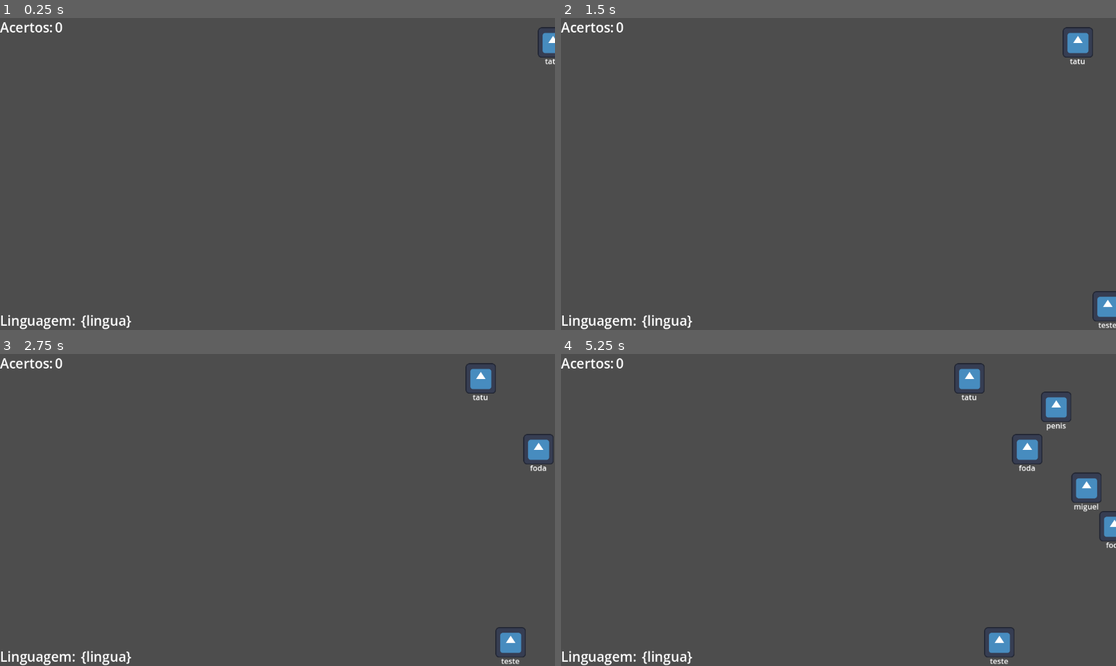
Above: before the commit, frames 1-4 (two rows, left to right).
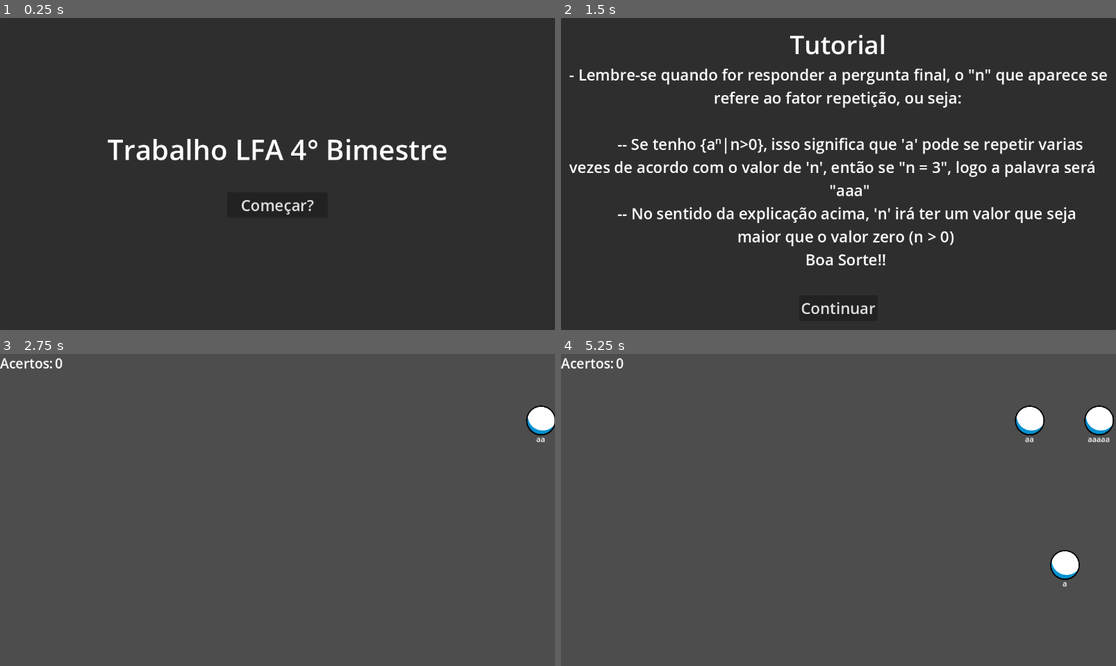
Above: after the commit, the same moments.

Repository: CarlosRissati/TrabalhoLFA4Bim
Game: Godot game, scene res://main.tscn
Two runs of this game, one before a commit and one after it. Both use one fixed random seed, a clock stepped at 60 frames per second and the inputs below. The engine's default icon, where the game draws it, is replaced by a stand-in: a white triangle on a blue panel in a dark square.
Inputs (mouse positions are in pixels of both pictures, inside the frame that each line leads up to):
- Up to frame 1 (0.25 s): no input
- Up to frame 2 (1.5 s): click (838, 205) at 0.5 s, where only the run after the commit has a clickable "Começar?"; click (838, 301) at 1.25 s, where only the run after the commit has a clickable "Continuar"
- Up to frame 3 (2.75 s): click (277, 644) at 2 s, where only the run after the commit has a clickable "Continuar"
- Up to frame 4 (5.25 s): tap Enter at 2.75 s

The runs differ from the first frame. In frame 1, 100% of the frame differs, in the area x 0-100%, y 0-100%; in frame 2, 98%; in frame 3, 1.9%; in frame 4, 3.8%.

Commit message:
Adiconado ultimos arquivos para entrega

Diff:
--- a/Lista.gd
+++ b/Lista.gd
@@ -1,21 +1,45 @@
 extends Node
 
-var words = [
-	"fabricio",
-	"gian",
-	"carlos",
-	"joao",
-	"teste",
-	"tardivo",
-	"luka",
-	"miguel",
-	"nakahata",
-	"foda",
-	"tatu",
-	"penis"
+var index_lin: int = 0
+
+var linguagens: = [
+	"{aⁿ|n>0}",
+	"{abⁿ|n>0}",
+	"{aⁿbⁿ|n>0}",
+	"{cⁿaⁿ|n>0}",
+	"{abⁿc|n>0}",
+	"{aᶦbʲcᵏ|i = j+k, j>0, k>0}",
+	"{aᶦbʲcᵏ|k = i+j, i>0, j>0}"
 ]
 
+var dicionario = {
+	"{aⁿ|n>0}": ["a","aa","aaa","aaaa","aaaaa"],
+	"{abⁿ|n>0}": ["ab","abb","abbb","abbbb","abbbbb"],
+	"{aⁿbⁿ|n>0}": ["ab","aabb","aaabbb","aaaabbbb","aaaaabbbbb"],
+	"{cⁿaⁿ|n>0}": ["ca","ccaa","cccaaa","ccccaaaa","cccccaaaaa"],
+	"{abⁿc|n>0}": ["abc","abbc","abbbc","abbbbc","abbbbbc"],
+	"{aᶦbʲcᵏ|i = j+k, j>0, k>0}": ["aabc","aaabbc","aaabcc","aaaabbcc","aaaabbbc"],
+	"{aᶦbʲcᵏ|k = i+j, i>0, j>0}": ["abcc","aabccc","abbccc","aabbcccc","abbbcccc"],
+}
+
 func get_prompt() -> String:
-	var word_index = randi() % words.size()
-	var word = words[word_index]
-	return word
+
+	var chave = linguagens[index_lin]
+	var arr = dicionario[chave]
+
+	var palavra_index = randi() % arr.size()
+	var palavra = arr[palavra_index]
+	return palavra
+
+func get_linguagem() -> String:
+	index_lin = randi() % linguagens.size()
+	var lingua = linguagens[index_lin]
+	return lingua
+
+
+func get_linguagem_array():
+	var array = []
+	array.resize(3)
+	for i in 3:
+		array[i] = linguagens[index_lin - i] #godot permite a interação inversa, então se a variavel i é negativa ela pega o size e diminui por esse i negativo dando o novo valor
+	return array
--- a/inimigo.tscn
+++ b/inimigo.tscn
@@ -1,6 +1,6 @@
 [gd_scene load_steps=4 format=3 uid="uid://bcy7y2yk05ueo"]
 
-[ext_resource type="Texture2D" uid="uid://d1w2he6irr55p" path="res://icon.svg" id="1_alwdx"]
+[ext_resource type="Texture2D" uid="uid://dlfcjbfm07a18" path="res://Bolinha.png" id="2_4g2t5"]
 [ext_resource type="Script" path="res://Inimigo.gd" id="2_v378w"]
 
 [sub_resource type="RectangleShape2D" id="RectangleShape2D_us5bm"]
@@ -12,11 +12,10 @@
 script = ExtResource("2_v378w")
 
 [node name="Sprite2D" type="Sprite2D" parent="."]
-texture = ExtResource("1_alwdx")
+texture = ExtResource("2_4g2t5")
 
 [node name="CollisionShape2D" type="CollisionShape2D" parent="."]
 position = Vector2(-0.000305176, 0)
-scale = Vector2(1, 1)
 shape = SubResource("RectangleShape2D_us5bm")
 
 [node name="RichTextLabel" type="RichTextLabel" parent="."]
--- a/main.gd
+++ b/main.gd
@@ -11,24 +11,45 @@
 @onready var fim_jogo = $CanvasLayer/GameOverTela
 @onready var escore = $CanvasLayer/VBoxContainer
 @onready var total_acertos_label = $CanvasLayer/GameOverTela/CenterContainer/VBoxContainer/TotalAcertos
+@onready var tela_inicial = $CanvasLayer/TelaInicial
+@onready var mensagem_acerto = $CanvasLayer/GameOverTela/CenterContainer2/VBoxContainer/MsgAcerto
+@onready var tutorial_1 = $CanvasLayer/Tutorial
+@onready var tutorial_2 = $CanvasLayer/Tutorial2
+
+@onready var botao_1 = $CanvasLayer/GameOverTela/CenterContainer2/VBoxContainer/Escolha1
+@onready var botao_2 = $CanvasLayer/GameOverTela/CenterContainer2/VBoxContainer/Escolha2
+@onready var botao_3 = $CanvasLayer/GameOverTela/CenterContainer2/VBoxContainer/Escolha3
 
 var active_enemy = null
 var current_letter_index: int = -1
 var acertos_realizados: int = 0
 
+var speed_atual: float = 1.0
+
 func _ready():
-	start_game()
+	fim_jogo.hide()
+	tela_inicial.show()
+	escore.hide()
+	#start_game()
 
 
 func find_new_active_enemy(typed_character: String):
 	for enemy in enemy_container.get_children():
 		var prompt = enemy.get_prompt()
+		if prompt.length() == 1:
+			active_enemy = enemy
+			current_letter_index = -1
+			active_enemy.queue_free()
+			active_enemy = null
+			acertos_realizados += 1
+			acertos.text = str(acertos_realizados)
+			return
 		if prompt.substr(0, 1) == typed_character:
 			active_enemy = enemy
-			print("Novo inimigo!")
+			#print("Novo inimigo!")
 			current_letter_index = 1
 			active_enemy.set_next_character(current_letter_index)
-			return;
+			return
 
 func _unhandled_input(event):
 	if event is InputEventKey and not event.is_pressed():
@@ -42,7 +63,7 @@
 			var prompt = active_enemy.get_prompt()
 			var next_character = prompt.substr(current_letter_index, 1)
 			if letra == next_character:
-				print("success: ", letra)
+				##print("success: ", letra)
 				current_letter_index += 1;
 				active_enemy.set_next_character(current_letter_index)
 				if current_letter_index == prompt.length():
@@ -51,8 +72,8 @@
 					active_enemy = null
 					acertos_realizados += 1
 					acertos.text = str(acertos_realizados)
-			else:
-				print("letra errada")
+			##else:
+				##print("letra errada")
 
 
 func _on_spawn_timer_timeout():
@@ -63,6 +84,9 @@
 	var enemy_instance = Inimigo.instantiate()
 	var spawns = spawn_container.get_children()
 	var index = randi() % spawns.size()
+	if (acertos_realizados % 5 == 0 && acertos_realizados != 0):
+		speed_atual += 0.3
+	enemy_instance.speed += speed_atual
 	enemy_container.add_child(enemy_instance)
 	enemy_instance.global_position = spawns[index].global_position
 
@@ -77,16 +101,21 @@
 	total_acertos_label.text = str(acertos_realizados) + " Acertos!"
 	current_letter_index = -1
 	escore.hide()
+	nomear_buttons()
 	for Inimigo in enemy_container.get_children():
 		Inimigo.queue_free()
+	reativar_botoes()
 
 
 func start_game():
 	fim_jogo.hide()
+	reativar_botoes()
 	acertos_realizados = 0
 	acertos.text = '0'
+	speed_atual = 0
 	escore.show()
 	spawn_timer.start()
+	lingua.text = Lista.get_linguagem()
 	randomize()
 	spawn_timer.start()
 	spawn_enemy()
@@ -94,3 +123,98 @@
 
 func _on_restart_button_pressed():
 	start_game()
+
+
+func _on_button_pressed():
+	tela_inicial.hide()
+	iniciar_tutorial()
+
+
+func iniciar_tutorial():
+	tutorial_1.show()
+	#start_game()
+
+## O codigo abaixo é para a parte da pergunta final
+var index: int = 0
+
+func nomear_buttons():
+	var array_linguagens = Lista.get_linguagem_array()
+	#Arrumar esse código depois, Fiz um hard code para testar
+	index = randi() % 3
+	print("A resposta é: " + str(index + 1))
+	match index: #Switch / Case
+		0:
+			botao_1.text = array_linguagens[0]
+			botao_2.text = array_linguagens[1]
+			botao_3.text = array_linguagens[2]
+		1:
+			botao_1.text = array_linguagens[2]
+			botao_2.text = array_linguagens[0]
+			botao_3.text = array_linguagens[1]
+		2:
+			botao_1.text = array_linguagens[1]
+			botao_2.text = array_linguagens[2]
+			botao_3.text = array_linguagens[0]
+
+func _on_escolha_1_pressed():
+	acertou(1, botao_1)
+
+
+func _on_escolha_2_pressed():
+	acertou(2, botao_2)
+
+
+func _on_escolha_3_pressed():
+	acertou(3, botao_3)
+
+func acertou(index_butao: int, botao: Button):
+	if index_butao == index + 1:
+		botao.add_theme_color_override("font_color", Color.LIME_GREEN)
+		botao.add_theme_color_override("font_hover_color", Color.LIME_GREEN)
+		botao.add_theme_color_override("font_focus_color", Color.LIME_GREEN)
+		botao.add_theme_color_override("icon_focus_color", Color.LIME_GREEN)
+		mensagem_acerto.text = "Você acertou, parabéns!!!"
+	else:
+		botao.add_theme_color_override("font_color", Color.RED)
+		botao.add_theme_color_override("font_hover_color", Color.RED)
+		botao.add_theme_color_override("font_focus_color", Color.RED)
+		botao.add_theme_color_override("icon_focus_color", Color.RED)
+		mensagem_acerto.text = "Você errou, mas tente novamente!"
+	desativar_botoes()
+
+func reativar_botoes():
+	botao_1.button_mask = 1
+	botao_1.remove_theme_color_override("font_color")
+	botao_1.remove_theme_color_override("font_hover_color")
+	botao_1.remove_theme_color_override("font_focus_color")
+	botao_1.remove_theme_color_override("icon_focus_color")
+
+	botao_2.button_mask = 1
+	botao_2.remove_theme_color_override("font_color")
+	botao_2.remove_theme_color_override("font_hover_color")
+	botao_2.remove_theme_color_override("font_focus_color")
+	botao_1.remove_theme_color_override("icon_focus_color")
+
+	botao_3.button_mask = 1
+	botao_3.remove_theme_color_override("font_color")
+	botao_3.remove_theme_color_override("font_hover_color")
+	botao_3.remove_theme_color_override("font_focus_color")
+	botao_1.remove_theme_color_override("icon_focus_color")
+
+	mensagem_acerto.text = "\t"
+
+func desativar_botoes():
+	botao_1.button_mask = 0
+	botao_2.button_mask = 0
+	botao_3.button_mask = 0
+	pass
+
+
+func _on_tutorial_continuar_pressed():
+	tutorial_1.hide()
+	tutorial_2.show()
+
+
+func _on_tutorial_continuar_2_pressed():
+	tutorial_2.hide()
+	start_game()
--- a/main.tscn
+++ b/main.tscn
@@ -3,7 +3,7 @@
 [ext_resource type="Script" path="res://main.gd" id="1_2rrvb"]
 
 [sub_resource type="RectangleShape2D" id="RectangleShape2D_6357i"]
-size = Vector2(68, 718.5)
+size = Vector2(130, 718.5)
 
 [node name="Main" type="Node"]
 script = ExtResource("1_2rrvb")
@@ -12,31 +12,23 @@
 
 [node name="SpawnContainer" type="Node2D" parent="."]
 
-[node name="Marker2D" type="Marker2D" parent="SpawnContainer"]
-position = Vector2(1163, 51)
-
 [node name="Marker2D2" type="Marker2D" parent="SpawnContainer"]
-position = Vector2(1163, 198)
+position = Vector2(1164, 138)
 
 [node name="Marker2D3" type="Marker2D" parent="SpawnContainer"]
-position = Vector2(1166, 278)
+position = Vector2(1166, 249)
 
 [node name="Marker2D4" type="Marker2D" parent="SpawnContainer"]
-position = Vector2(1164, 358)
+position = Vector2(1168, 347)
 
 [node name="Marker2D5" type="Marker2D" parent="SpawnContainer"]
-position = Vector2(1168, 523)
+position = Vector2(1168, 540)
 
 [node name="Marker2D6" type="Marker2D" parent="SpawnContainer"]
-position = Vector2(1168, 441)
-
-[node name="Marker2D7" type="Marker2D" parent="SpawnContainer"]
-position = Vector2(1165, 599)
-
-[node name="Marker2D8" type="Marker2D" parent="SpawnContainer"]
-position = Vector2(1163, 110)
+position = Vector2(1165, 438)
 
 [node name="SpawnTimer" type="Timer" parent="."]
+wait_time = 1.2
 
 [node name="CanvasLayer" type="CanvasLayer" parent="."]
 
@@ -51,14 +43,15 @@
 
 [node name="CenterContainer" type="CenterContainer" parent="CanvasLayer/GameOverTela"]
 layout_mode = 2
+size_flags_horizontal = 0
 
 [node name="VBoxContainer" type="VBoxContainer" parent="CanvasLayer/GameOverTela/CenterContainer"]
 layout_mode = 2
 
 [node name="Label" type="Label" parent="CanvasLayer/GameOverTela/CenterContainer/VBoxContainer"]
 layout_mode = 2
-theme_override_font_sizes/font_size = 48
-text = "Fim de Jogo!!"
+theme_override_font_sizes/font_size = 68
+text = "  Fim de Jogo!!  "
 horizontal_alignment = 1
 
 [node name="RestartButton" type="Button" parent="CanvasLayer/GameOverTela/CenterContainer/VBoxContainer"]
@@ -71,10 +64,51 @@
 layout_mode = 2
 theme_override_constants/line_spacing = 30
 theme_override_font_sizes/font_size = 48
+text = "'total acertos'"
 horizontal_alignment = 1
 vertical_alignment = 2
 
+[node name="CenterContainer2" type="CenterContainer" parent="CanvasLayer/GameOverTela"]
+layout_mode = 2
+size_flags_horizontal = 8
+
+[node name="VBoxContainer" type="VBoxContainer" parent="CanvasLayer/GameOverTela/CenterContainer2"]
+layout_mode = 2
+size_flags_vertical = 2
+
+[node name="EscolhaLingua" type="Label" parent="CanvasLayer/GameOverTela/CenterContainer2/VBoxContainer"]
+layout_mode = 2
+theme_override_font_sizes/font_size = 48
+text = " Você consegue acertar
+qual linguagem era?"
+horizontal_alignment = 1
+
+[node name="Escolha1" type="Button" parent="CanvasLayer/GameOverTela/CenterContainer2/VBoxContainer"]
+layout_mode = 2
+theme_override_font_sizes/font_size = 32
+text = "oi"
+
+[node name="Escolha2" type="Button" parent="CanvasLayer/GameOverTela/CenterContainer2/VBoxContainer"]
+layout_mode = 2
+theme_override_font_sizes/font_size = 32
+text = "oi"
+
+[node name="Escolha3" type="Button" parent="CanvasLayer/GameOverTela/CenterContainer2/VBoxContainer"]
+layout_mode = 2
+theme_override_font_sizes/font_size = 32
+text = "oi"
+
+[node name="MsgAcerto" type="Label" parent="CanvasLayer/GameOverTela/CenterContainer2/VBoxContainer"]
+layout_mode = 2
+theme_override_constants/line_spacing = 50
+theme_override_font_sizes/font_size = 32
+text = "
+"
+horizontal_alignment = 1
+vertical_alignment = 1
+
 [node name="VBoxContainer" type="VBoxContainer" parent="CanvasLayer"]
+visible = false
 anchors_preset = 15
 anchor_right = 1.0
 anchor_bottom = 1.0
@@ -102,6 +136,7 @@
 mouse_filter = 2
 
 [node name="Baixo" type="HBoxContainer" parent="CanvasLayer/VBoxContainer"]
+visible = false
 layout_mode = 2
 mouse_filter = 2
 
@@ -115,12 +150,130 @@
 theme_override_font_sizes/font_size = 28
 text = "{lingua}"
 
+[node name="TelaInicial" type="PanelContainer" parent="CanvasLayer"]
+anchors_preset = 15
+anchor_right = 1.0
+anchor_bottom = 1.0
+grow_horizontal = 2
+grow_vertical = 2
+
+[node name="CenterContainer" type="CenterContainer" parent="CanvasLayer/TelaInicial"]
+layout_mode = 2
+
+[node name="VBoxContainer" type="VBoxContainer" parent="CanvasLayer/TelaInicial/CenterContainer"]
+layout_mode = 2
+theme_override_constants/separation = 50
+
+[node name="Label" type="Label" parent="CanvasLayer/TelaInicial/CenterContainer/VBoxContainer"]
+layout_mode = 2
+theme_override_font_sizes/font_size = 58
+text = "Trabalho LFA 4° Bimestre"
+
+[node name="Button" type="Button" parent="CanvasLayer/TelaInicial/CenterContainer/VBoxContainer"]
+layout_mode = 2
+size_flags_horizontal = 4
+theme_override_font_sizes/font_size = 32
+text = "   Começar?   "
+
+[node name="Tutorial" type="PanelContainer" parent="CanvasLayer"]
+visible = false
+anchors_preset = 15
+anchor_right = 1.0
+anchor_bottom = 1.0
+grow_horizontal = 2
+grow_vertical = 2
+
+[node name="CenterContainer" type="CenterContainer" parent="CanvasLayer/Tutorial"]
+layout_mode = 2
+
+[node name="titulo" type="VBoxContainer" parent="CanvasLayer/Tutorial/CenterContainer"]
+layout_mode = 2
+size_flags_vertical = 0
+
+[node name="Label" type="Label" parent="CanvasLayer/Tutorial/CenterContainer/titulo"]
+layout_mode = 2
+theme_override_font_sizes/font_size = 53
+text = "Tutorial
+
+"
+horizontal_alignment = 1
+vertical_alignment = 1
+
+[node name="Label2" type="Label" parent="CanvasLayer/Tutorial/CenterContainer/titulo"]
+layout_mode = 2
+theme_override_font_sizes/font_size = 32
+text = "- O jogo aborda o tema de Linguagens Formais.
+
+- Nele você irá encontrar um jogo interativo semelhante a um
+    'typing game', onde você tera que digitar a palavra que aparece em
+    baixo dos personagens.
+
+- Esses personagens representam Linguas diferentes que você precisa
+    desvendar, pois no final será perguntado qual era.
+"
+
+[node name="TutorialContinuar" type="Button" parent="CanvasLayer/Tutorial/CenterContainer/titulo"]
+layout_mode = 2
+size_flags_horizontal = 4
+theme_override_font_sizes/font_size = 32
+text = "Continuar"
+
+[node name="Tutorial2" type="PanelContainer" parent="CanvasLayer"]
+visible = false
+anchors_preset = 15
+anchor_right = 1.0
+anchor_bottom = 1.0
+grow_horizontal = 2
+grow_vertical = 2
+
+[node name="CenterContainer" type="CenterContainer" parent="CanvasLayer/Tutorial2"]
+layout_mode = 2
+
+[node name="titulo" type="VBoxContainer" parent="CanvasLayer/Tutorial2/CenterContainer"]
+layout_mode = 2
+size_flags_vertical = 0
+
+[node name="Label" type="Label" parent="CanvasLayer/Tutorial2/CenterContainer/titulo"]
+layout_mode = 2
+theme_override_font_sizes/font_size = 53
+text = "Tutorial
+"
+horizontal_alignment = 1
+vertical_alignment = 1
+
+[node name="Label2" type="Label" parent="CanvasLayer/Tutorial2/CenterContainer/titulo"]
+layout_mode = 2
+theme_override_font_sizes/font_size = 32
+text = "- Lembre-se quando for responder a pergunta final, o \"n\" que aparece se
+                                    refere ao fator repetição, ou seja:
+
+            -- Se tenho {aⁿ|n>0}, isso significa que 'a' pode se repetir varias
+vezes de acordo com o valor de 'n', então se \"n = 3\", logo a palavra será
+                                                                 \"aaa\"
+            -- No sentido da explicação acima, 'n' irá ter um valor que seja
+                                          maior que o valor zero (n > 0)
+                                                           Boa Sorte!!
+
+"
+
+[node name="TutorialContinuar2" type="Button" parent="CanvasLayer/Tutorial2/CenterContainer/titulo"]
+layout_mode = 2
+size_flags_horizontal = 4
+theme_override_font_sizes/font_size = 32
+text = "Continuar"
+
 [node name="FimDeJogo" type="Area2D" parent="."]
 
 [node name="CollisionShape2D" type="CollisionShape2D" parent="FimDeJogo"]
-position = Vector2(-62, 316)
+position = Vector2(-93, 316)
 shape = SubResource("RectangleShape2D_6357i")
 
 [connection signal="timeout" from="SpawnTimer" to="." method="_on_spawn_timer_timeout"]
 [connection signal="pressed" from="CanvasLayer/GameOverTela/CenterContainer/VBoxContainer/RestartButton" to="." method="_on_restart_button_pressed"]
+[connection signal="pressed" from="CanvasLayer/GameOverTela/CenterContainer2/VBoxContainer/Escolha1" to="." method="_on_escolha_1_pressed"]
+[connection signal="pressed" from="CanvasLayer/GameOverTela/CenterContainer2/VBoxContainer/Escolha2" to="." method="_on_escolha_2_pressed"]
+[connection signal="pressed" from="CanvasLayer/GameOverTela/CenterContainer2/VBoxContainer/Escolha3" to="." method="_on_escolha_3_pressed"]
+[connection signal="pressed" from="CanvasLayer/TelaInicial/CenterContainer/VBoxContainer/Button" to="." method="_on_button_pressed"]
+[connection signal="pressed" from="CanvasLayer/Tutorial/CenterContainer/titulo/TutorialContinuar" to="." method="_on_tutorial_continuar_pressed"]
+[connection signal="pressed" from="CanvasLayer/Tutorial2/CenterContainer/titulo/TutorialContinuar2" to="." method="_on_tutorial_continuar_2_pressed"]
 [connection signal="body_entered" from="FimDeJogo" to="." method="_on_fim_de_jogo_body_entered"]
Binary file added: Bolinha.png
Not shown, added: Bolinha.png.import
